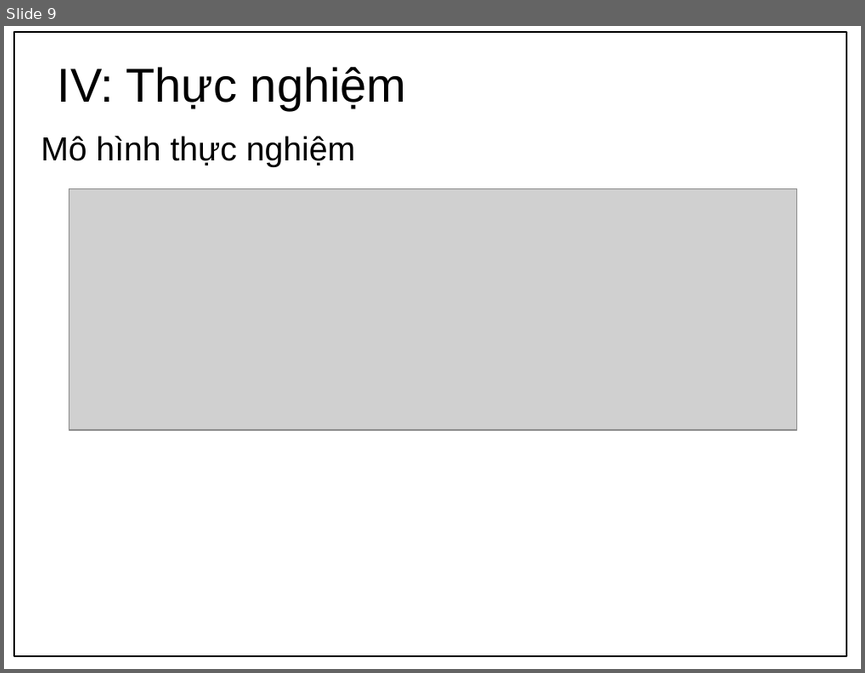
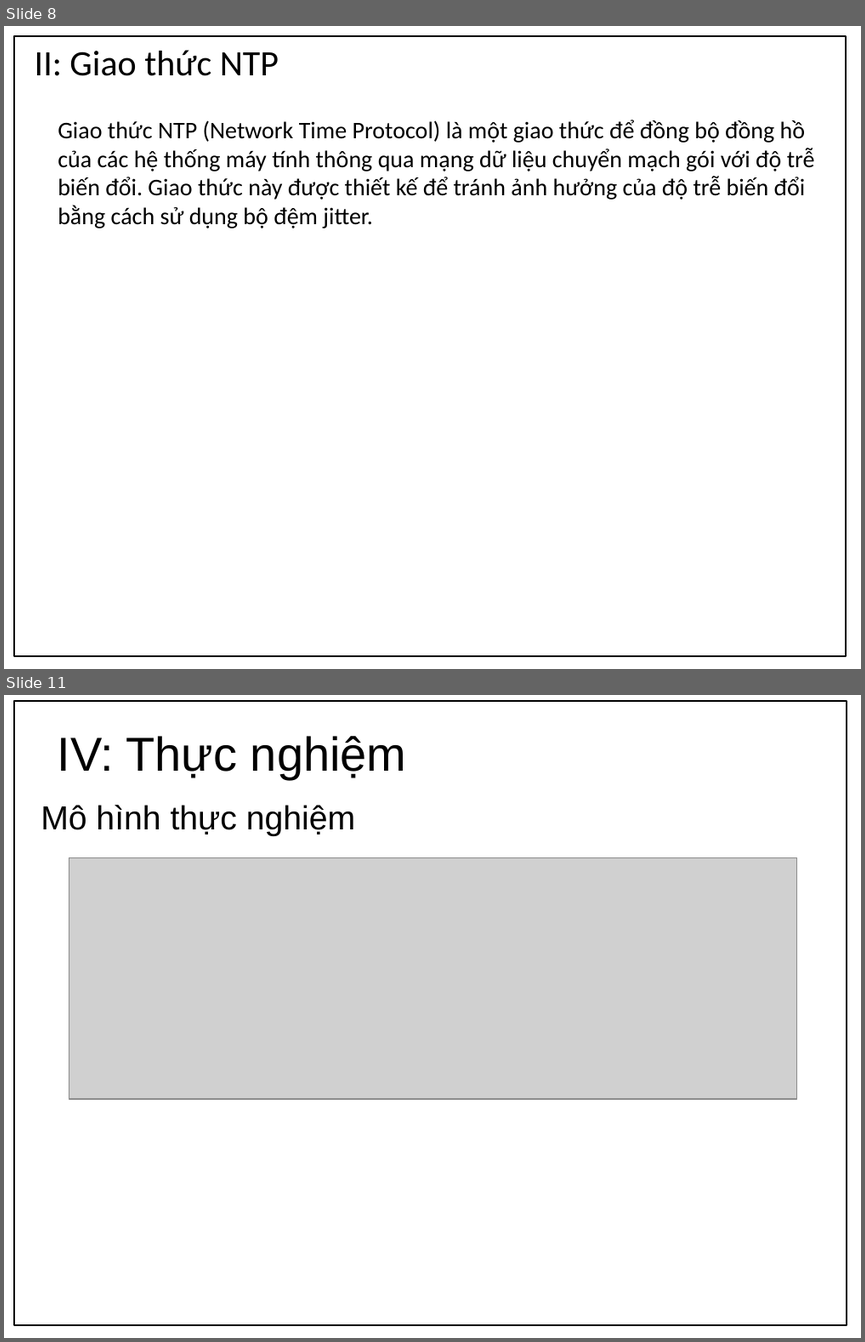
Before and after one commit to apkadmin/doan, a slide deck: Kỹ-thuật-khai-thác-giao-thức-Network-Time.pptx. Shown one above the other, each under a label of ours: slide 9 before the commit, slides 8 and 11 after it; the slides between them are not shown. The pictures are 865x673 and 865x1342 pixels, drawn with LibreOffice and Linux fonts; fonts in the diff are those of the drawing; grey boxes stand for pictures; background and template pictures are left out. Boxes give left, top, right and bottom in pixels: in the first picture for what was removed or moved away, otherwise in the second. Text is boxed around its words. In the diff, an @@ line names an element or a change of style, - is before the commit and + after.

```diff
--- a/Kỹ-thuật-khai-thác-giao-thức-Network-Time.pptx
+++ b/Kỹ-thuật-khai-thác-giao-thức-Network-Time.pptx
@@ slide 8 added at (4, 26, 861, 669), background picture (left out) @@
@@ rectangle added at (14, 36, 846, 656), outline #000000 1.5 pt @@
@@ text added at (35, 50, 279, 76), 30 pt, text #000000 @@
+II: Giao thức NTP
@@ text added at (58, 120, 815, 228), 20 pt, text #000000 @@
+Giao thức NTP (Network Time Protocol) là một giao thức để đồng bộ đồng hồ của các hệ thống máy tính thông qua mạng dữ liệu chuyển mạch gói với độ trễ biến đổi. Giao thức này được thiết kế để tránh ảnh hưởng của độ trễ biến đổi bằng cách sử dụng bộ đệm jitter.
@@ what was slide 9 is now slide 11 @@
```
Also in this commit, not shown: 6 slides changed, 3 other slides added, 2 slides removed, 39 other files.
